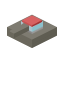
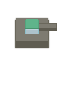
Revision of a layered 65x90 image; what changed, layer by layer:
removed layer "stone022.png" over [22, 15, 42, 27]
added group "new" with 6 layers above "grass-free.png" over [14, 17, 57, 49]
added layer "green" in group "new" over [25, 19, 39, 29]
added layer "red" in group "new" over [25, 19, 39, 29]
moved "gun" into group "new", painted on it over [9, 20, 57, 38]
moved "turret" into group "new", painted on it over [21, 16, 43, 34]
moved "body" into group "new", painted on it over [7, 14, 57, 48]
added layer "shadow" in group "new" over [14, 17, 51, 49]
